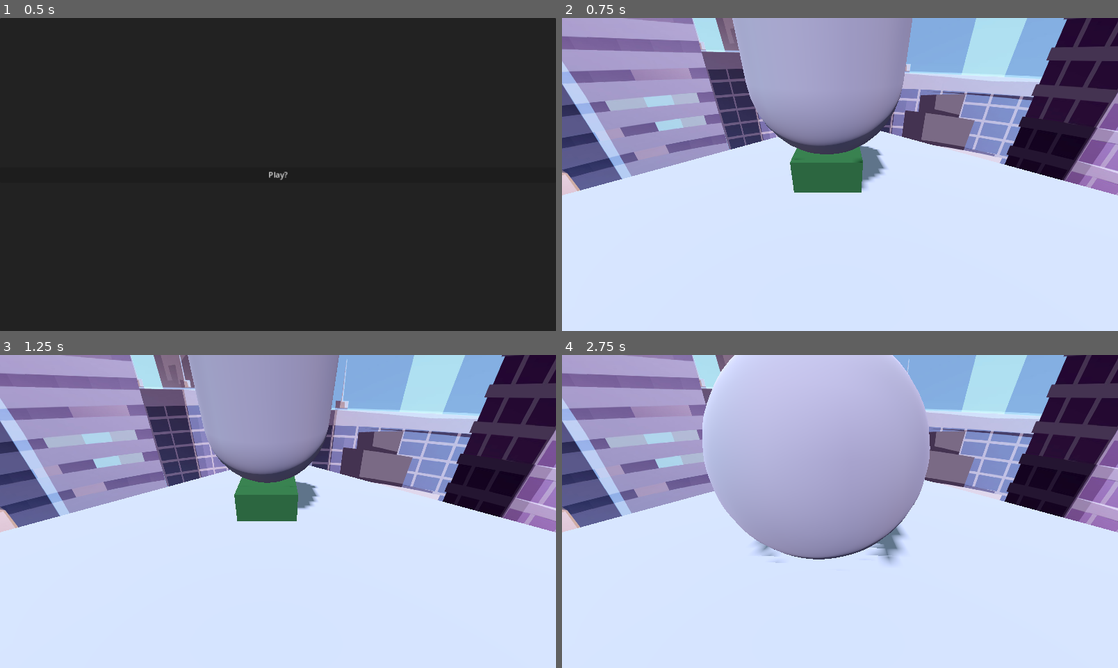
Above: before the commit, frames 1-4 (two rows, left to right).
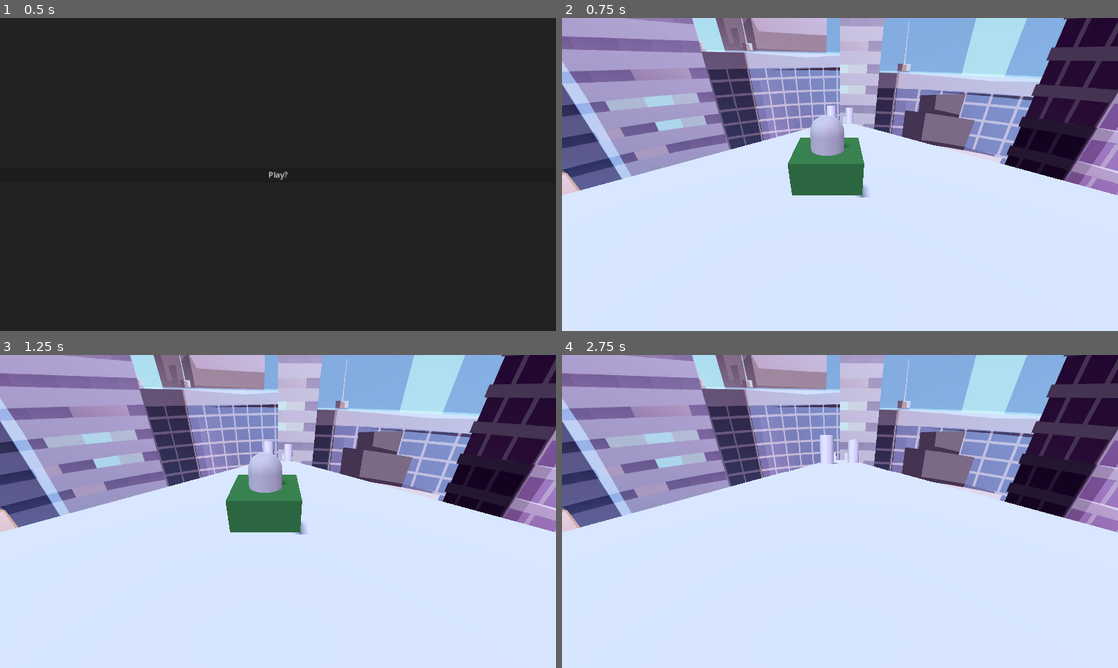
Above: after the commit, the same moments.

Repository: J-Hep/GGJ-Team-EF
Game: Godot game, scene res://Main_Menu.tscn
Same seed, same stepped clock (60 frames per second), same inputs: the game is played once before the commit and once after it.
Inputs:
- Up to frame 1 (0.5 s): no input
- Up to frame 2 (0.75 s): click "Play?" at 0.5 s
- Up to frame 3 (1.25 s): no input
- Up to frame 4 (2.75 s): tap Enter (ui_accept) at 1.25, 1.52, 2.27 s; hold Right (ui_right) 1.28-2.03 s; hold Down (ui_down) from 2.03 s (still down)

Frame 1 is identical in both runs. In frame 2, 10% of the frame differs, in the area x 30-63%, y 0-58%; in frame 3, 9.2%; in frame 4, 19%, in the area x 25-67%, y 0-67%.

Commit message:
Fixed Collision
Fixed collision for obstacles, along with changing the node type for the raccoon to a staticbody so he doesnt immediately go flying

Diff:
--- a/EF_Game/Assets/3D/floor1.tscn
+++ b/EF_Game/Assets/3D/floor1.tscn
@@ -5,7 +5,7 @@
 
 [sub_resource type="BoxMesh" id="BoxMesh_fyqiu"]
 
-[node name="StaticBody3D" type="StaticBody3D"]
+[node name="floor1" type="StaticBody3D"]
 
 [node name="CollisionShape3D" type="CollisionShape3D" parent="."]
 transform = Transform3D(1, 0, 0, 0, 1, 0, 0, 0, 1, -0.001, 0, -7.99839)
--- a/EF_Game/Assets/3D/floor2.tscn
+++ b/EF_Game/Assets/3D/floor2.tscn
@@ -9,7 +9,7 @@
 
 [sub_resource type="CylinderMesh" id="CylinderMesh_3hppd"]
 
-[node name="StaticBody3D" type="StaticBody3D"]
+[node name="floor2" type="StaticBody3D"]
 
 [node name="CollisionShape3D2" type="CollisionShape3D" parent="."]
 transform = Transform3D(1, 0, 0, 0, 1, 0, 0, 0, 1, 0.00338495, -0.00395203, -8.00953)
--- a/EF_Game/Assets/3D/floor3.tscn
+++ b/EF_Game/Assets/3D/floor3.tscn
@@ -9,7 +9,7 @@
 
 [sub_resource type="BoxMesh" id="BoxMesh_v45ur"]
 
-[node name="StaticBody3D" type="StaticBody3D"]
+[node name="floor3" type="StaticBody3D"]
 
 [node name="CollisionShape3D2" type="CollisionShape3D" parent="."]
 transform = Transform3D(1, 0, 0, 0, 1, 0, 0, 0, 1, 0.003, 0, -8)
@@ -21,7 +21,6 @@
 visibility_range_end = 40.0
 visibility_range_end_margin = 3.0
 mesh = SubResource("BoxMesh_qaavx")
-skeleton = NodePath("../../CollisionShape3D2")
 
 [node name="CollisionShape3D" type="CollisionShape3D" parent="."]
 transform = Transform3D(1, 0, 0, 0, 1, 0, 0, 0, 1, 1.15512, 0.731016, -5.35398)
--- a/EF_Game/Dumpster.gd
+++ b/EF_Game/Dumpster.gd
@@ -33,7 +33,7 @@
 
 func _on_hit_detect_body_entered(body):
 	#Check if collides with a body
-	if body.get_meta("Obstacle") == true:
+	if body.has_meta("Obstacle"):
 		#If it collides, and the body has the Metadata bool "Obstacle" set to true
 		#To add the metadata to an object, go to the bottom of the obstacle in the inspector window, click Add Metadata, and create a bool named Obstacle and set it to true
 		print("collided, end the game")
--- a/EF_Game/base_world.tscn
+++ b/EF_Game/base_world.tscn
@@ -33,17 +33,17 @@
 
 [node name="Control" parent="." instance=ExtResource("2_nohhp")]
 
-[node name="StaticBody3D" parent="." instance=ExtResource("3_i81fr")]
+[node name="floor1" parent="." instance=ExtResource("3_i81fr")]
 transform = Transform3D(1, 0, 0, 0, 0.965926, 0.258819, 0, -0.258819, 0.965926, 0, 0, 0)
 script = ExtResource("4_k0tg3")
 metadata/Obstacle = false
 
-[node name="StaticBody3D2" parent="." instance=ExtResource("5_rgf2j")]
+[node name="floor2" parent="." instance=ExtResource("5_rgf2j")]
 transform = Transform3D(1, 0, 0, 0, 0.965926, 0.258819, 0, -0.258819, 0.965926, 0, -4.13339, -15.426)
 script = ExtResource("4_k0tg3")
 metadata/Obstacle = false
 
-[node name="StaticBody3D3" parent="." instance=ExtResource("6_kmr5e")]
+[node name="floor3" parent="." instance=ExtResource("6_kmr5e")]
 transform = Transform3D(1, 0, 0, 0, 0.965926, 0.258819, 0, -0.258819, 0.965926, 0, -8.2727, -30.8741)
 script = ExtResource("4_k0tg3")
 metadata/Obstacle = false
--- a/EF_Game/raccoon.tscn
+++ b/EF_Game/raccoon.tscn
@@ -8,7 +8,9 @@
 [sub_resource type="CapsuleMesh" id="CapsuleMesh_pqqs4"]
 material = SubResource("StandardMaterial3D_p5l4n")
 
-[node name="Raccoon" type="RigidBody3D"]
+[node name="Raccoon" type="StaticBody3D"]
+collision_layer = 0
+collision_mask = 0
 
 [node name="PlayerCollider" type="CollisionShape3D" parent="."]
 transform = Transform3D(1, 0, 0, 0, 1, 0, 0, 0, 1, 0, 1, 0)
